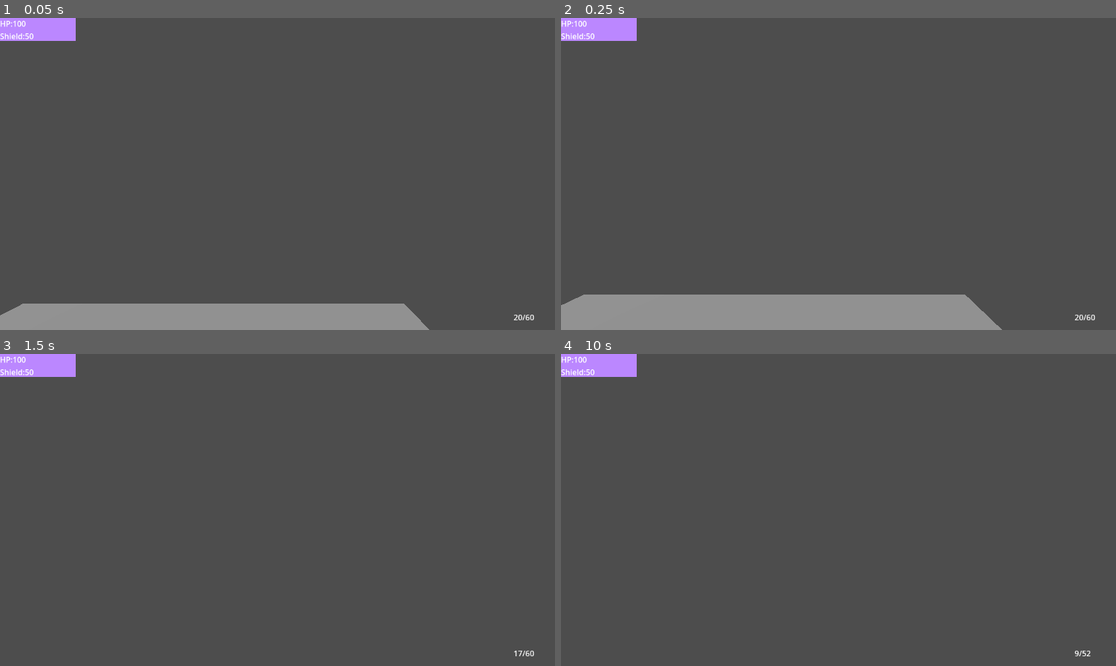
Above: before the commit, frames 1-4 (two rows, left to right).
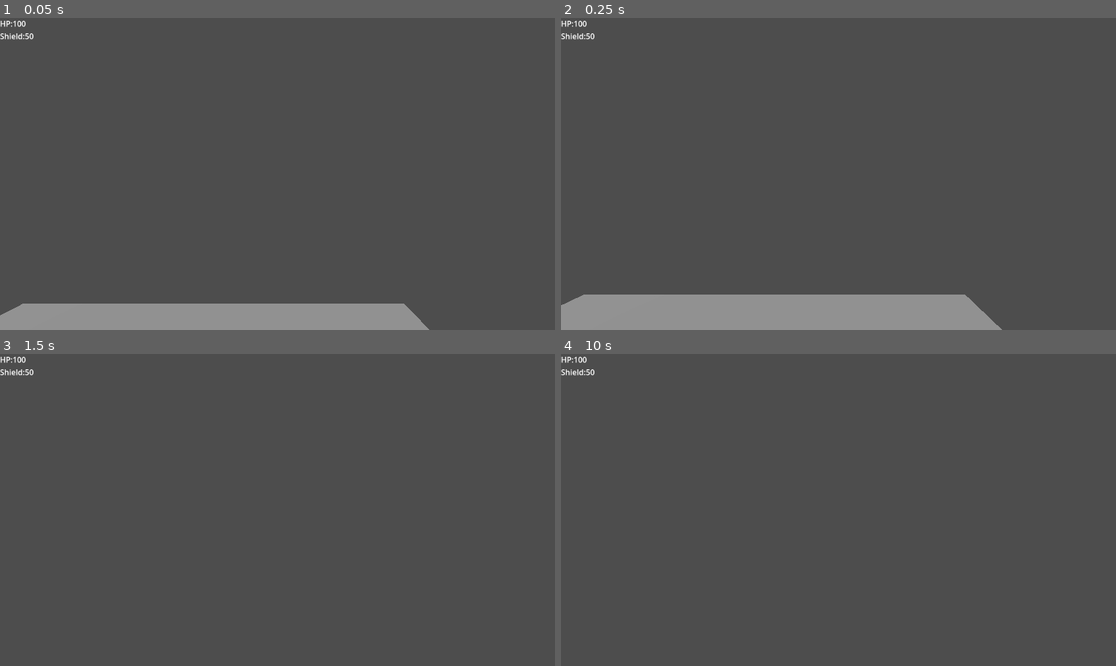
Above: after the commit, the same moments.

Repository: kuritism/scrimmages-during-internship-2
Game: Godot game, scene res://level.tscn
The game is run twice, just before and just after one commit, with the same random seed, the same clock (stepped at 60 frames per second) and the same inputs.
Inputs (mouse positions are in pixels of both pictures, inside the frame that each line leads up to):
- Up to frame 1 (0.05 s): no input
- Up to frame 2 (0.25 s): no input
- Up to frame 3 (1.5 s): move the mouse to (305, 510) at 0.52 s; press the mouse at (305, 510) at 0.53 s; hold W (move_forward) from 0.53 s (still down); tap Space (jump) at 0.77 s; move the mouse to (249, 510) at 1.27 s; release the mouse at (249, 510) at 1.28 s; click (249, 510) at 1.35 s
- Up to frame 4 (10 s): tap Space (jump) at 1.52, 2.75, 3.02, 3.77, 4.25, 4.52, 5.75, 6.02, 6.77, 7.52, 9.02, 9.77 s; tap Enter at 2, 3.5, 5 s; move the mouse to (849, 503) at 2.02 s; press the mouse at (849, 503) at 2.03 s; move the mouse to (832, 516) at 2.77 s; release the mouse at (832, 516) at 2.78 s; click (832, 516) at 2.85 s; move the mouse to (877, 513) at 3.52 s; press the mouse at (877, 513) at 3.53 s; tap R (reload) at 4.15 s; move the mouse to (794, 506) at 4.27 s; release the mouse at (794, 506) at 4.28 s; click (794, 506) at 4.35 s; move the mouse to (844, 510) at 5.02 s; press the mouse at (844, 510) at 5.03 s; move the mouse to (816, 503) at 5.77 s; release W (move_forward) at 5.78 s; release the mouse at (816, 503) at 5.78 s; hold D (move_right) 5.78-6.53 s; click (816, 503) at 5.85 s; move the mouse to (866, 510) at 6.52 s; press the mouse at (866, 510) at 6.53 s; hold W (move_forward) 6.53-8.78 s; move the mouse to (810, 510) at 7.27 s; release the mouse at (810, 510) at 7.28 s; click (810, 510) at 7.35 s; move the mouse to (849, 503) at 8.02 s; press the mouse at (849, 503) at 8.03 s; move the mouse to (832, 516) at 8.77 s; release the mouse at (832, 516) at 8.78 s; hold A (move_left) 8.78-9.53 s; click (832, 516) at 8.85 s; move the mouse to (877, 513) at 9.52 s; press the mouse at (877, 513) at 9.53 s; hold W (move_forward) from 9.53 s (still down)

The runs differ from the first frame. In frame 1, 1.0% of the frame differs, in the area x 0-97%, y 0-97%; in frame 2, 1.0%; in frame 3, 1.0%; in frame 4, 1.0%.

Commit message:
Revert "GUN BULLET UI"
This reverts commit 907b525e9a6f06f0d3f1a902e7406325ed7e05e0.

Diff:
--- a/GUI.gd
+++ b/GUI.gd
@@ -9,5 +9,4 @@
 # Called every frame. 'delta' is the elapsed time since the previous frame.
 func _process(delta):
 
-	$HPLabel.text = str("HP:" + str($"Player/HP".HP) + "\n" + "Shield:" + str($"Player/HP".SHIELD))
-	$AMMOLabel.text = str(str($"Player/Gun Component".num_bullets) + "/" + str($"Player/Gun Component".additional_bullets))
+	$Label.text = str("HP:" + str($"Player/HP".HP) + "\n" + "Shield:" + str($"Player/HP".SHIELD))
--- a/Gun_Component.gd
+++ b/Gun_Component.gd
@@ -6,12 +6,12 @@
 @export var num_reloads : int = 3
 @export var chamber_time : float = 0.3
 @export var reload_time : float = 1
-@export var bullet_speed : float = 20
+@export var bullet_speed : float = 5
 @export var bullet_damage : int = 10
 @export var bullet_spread : float
 @export var shell_amount : int = 1
-@export var num_bullets = mag_size
-@export var additional_bullets = mag_size * num_reloads
+var num_bullets = mag_size
+var additional_bullets = mag_size * num_reloads
 # Called when the node enters the scene tree for the first time.
 func attempt_fire():
 	if !can_fire:
--- a/gui.tscn
+++ b/gui.tscn
@@ -13,21 +13,14 @@
 script = ExtResource("1_1q5o7")
 
 [node name="ColorRect" type="ColorRect" parent="."]
+visible = false
 layout_mode = 0
 offset_right = 157.0
 offset_bottom = 48.0
 color = Color(0.733667, 0.53, 1, 1)
 
-[node name="HPLabel" type="Label" parent="."]
+[node name="Label" type="Label" parent="."]
 layout_mode = 0
 offset_right = 414.0
 offset_bottom = 261.0
 text = "test"
-
-[node name="AMMOLabel" type="Label" parent="."]
-layout_mode = 0
-offset_left = 1066.0
-offset_top = 610.0
-offset_right = 1106.0
-offset_bottom = 633.0
-text = "Test"
